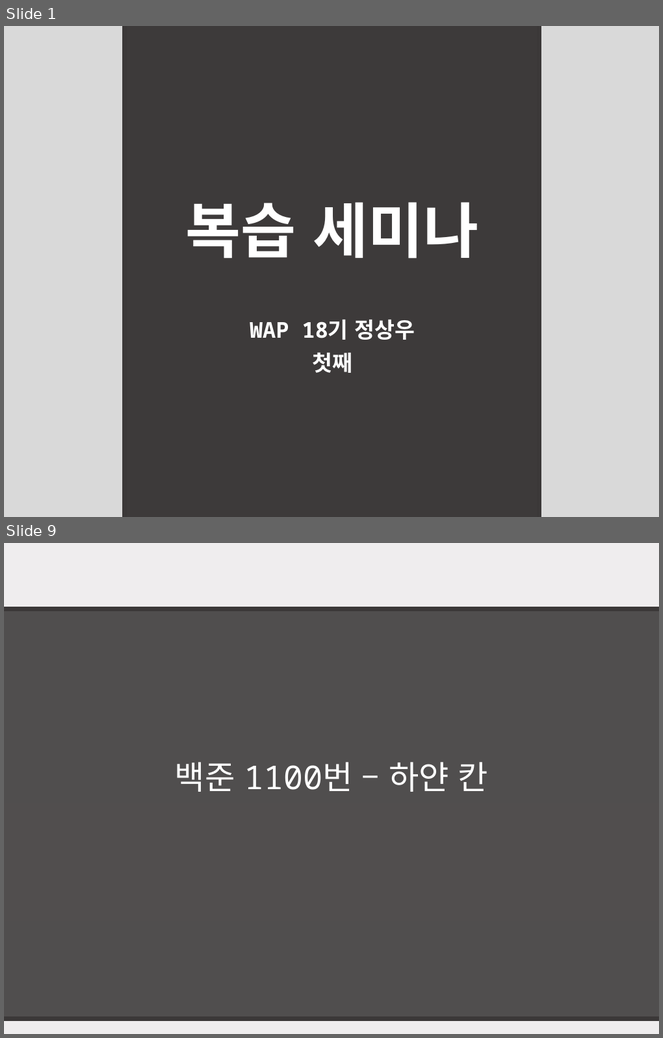
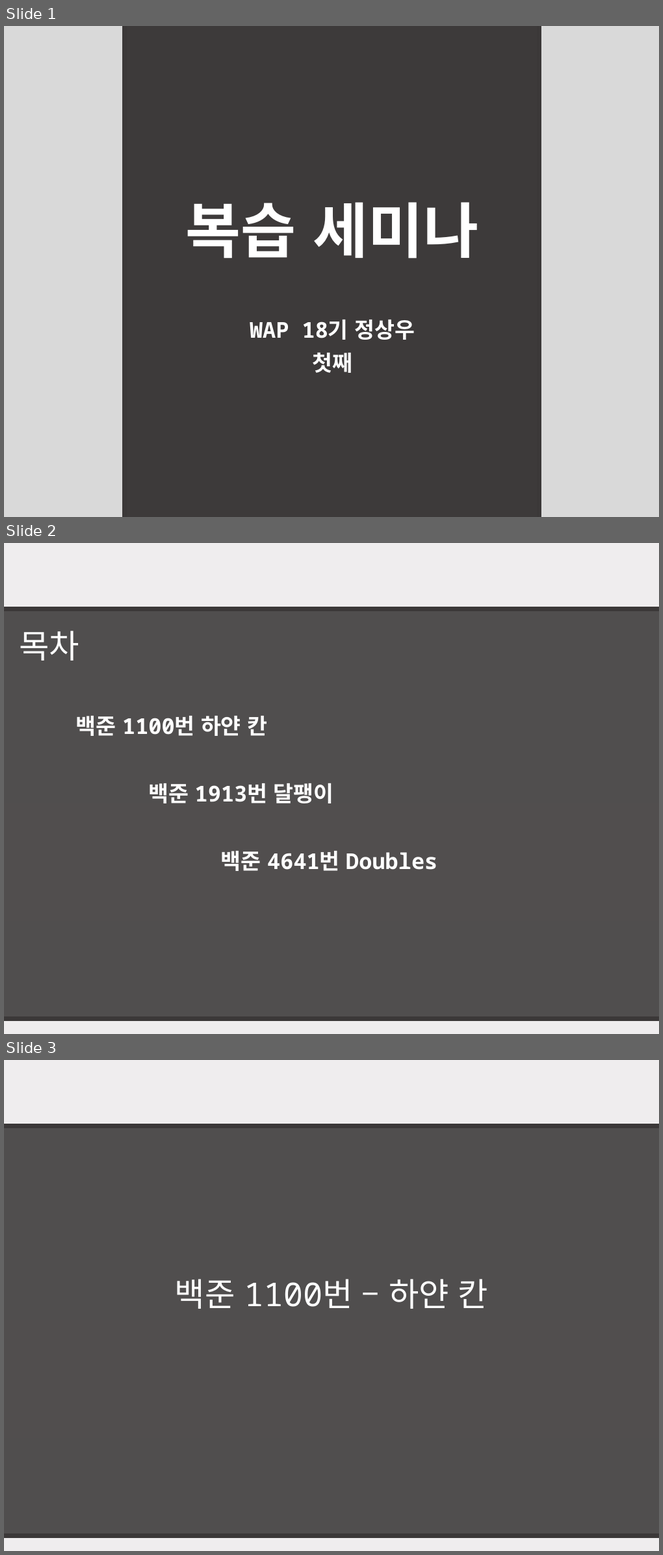
Before and after one commit to pknu-wap/Java-Seminar, a slide deck: 5th week 2.pptx. Shown one above the other, each under a label of ours: slides 1 and 9 before the commit, slides 1, 2 and 3 after it; the slides between them are not shown. The pictures are 663x1038 and 663x1555 pixels, drawn with LibreOffice and Linux fonts; fonts in the diff are those of the drawing; background and template pictures are left out. Boxes give left, top, right and bottom in pixels: in the first picture for what was removed or moved away, otherwise in the second. Text is boxed around its words. In the diff, an @@ line names an element or a change of style, - is before the commit and + after.

```diff
--- a/5th week 2.pptx
+++ b/5th week 2.pptx
@@ slide 2 added at [4, 543, 659, 1034], background picture (left out); not listed: 2 template elements that a slide beside it also shows @@
@@ text added at [19, 631, 79, 661], 36 pt, text #FFFFFF @@
+목차
@@ text added at [76, 716, 267, 736], 24 pt, text #FFFFFF, bold @@
+백준 1100번 하얀 칸
@@ text added at [148, 783, 334, 804], 24 pt, text #FFFFFF, bold @@
+백준 1913번 달팽이
@@ text added at [221, 851, 438, 871], 24 pt, text #FFFFFF, bold @@
+백준 4641번 Doubles
@@ what was slide 9 is now slide 3 @@
```
Also in this commit, not shown: 3 slides changed, 4 other slides added, 4 slides removed.
